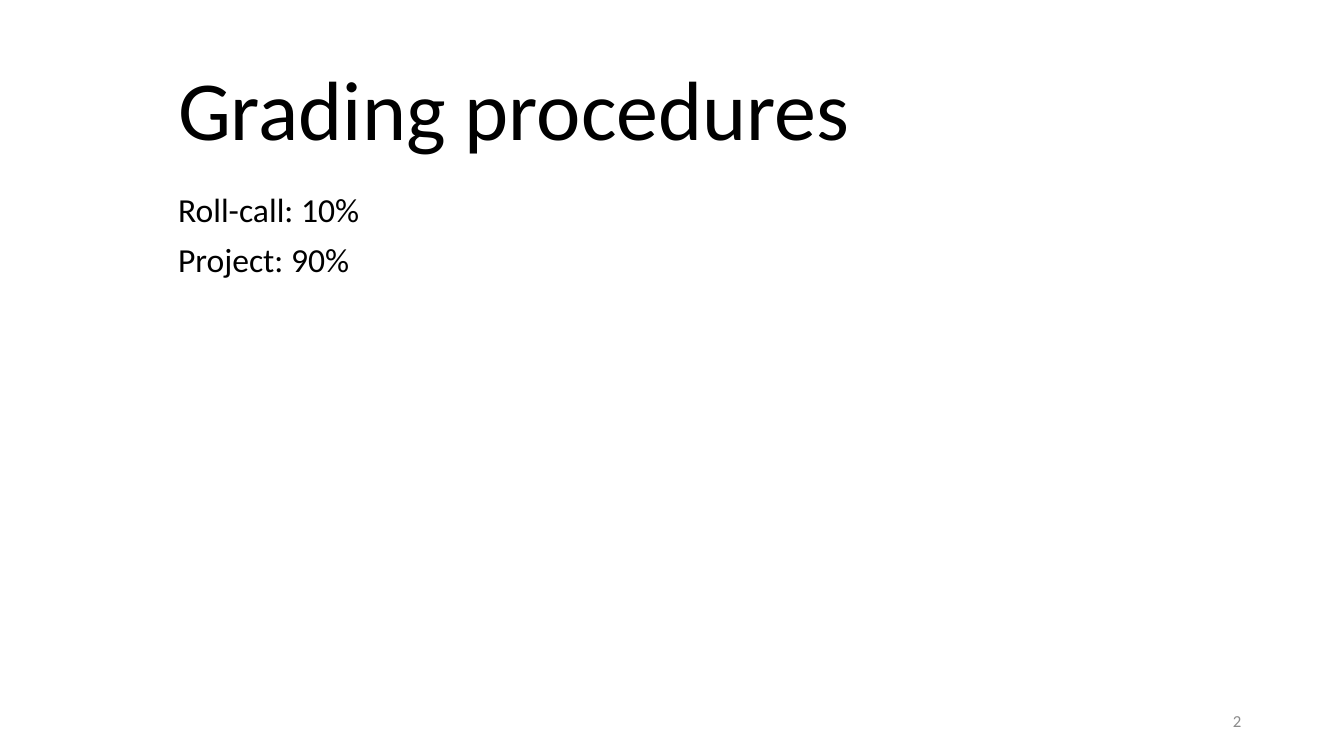
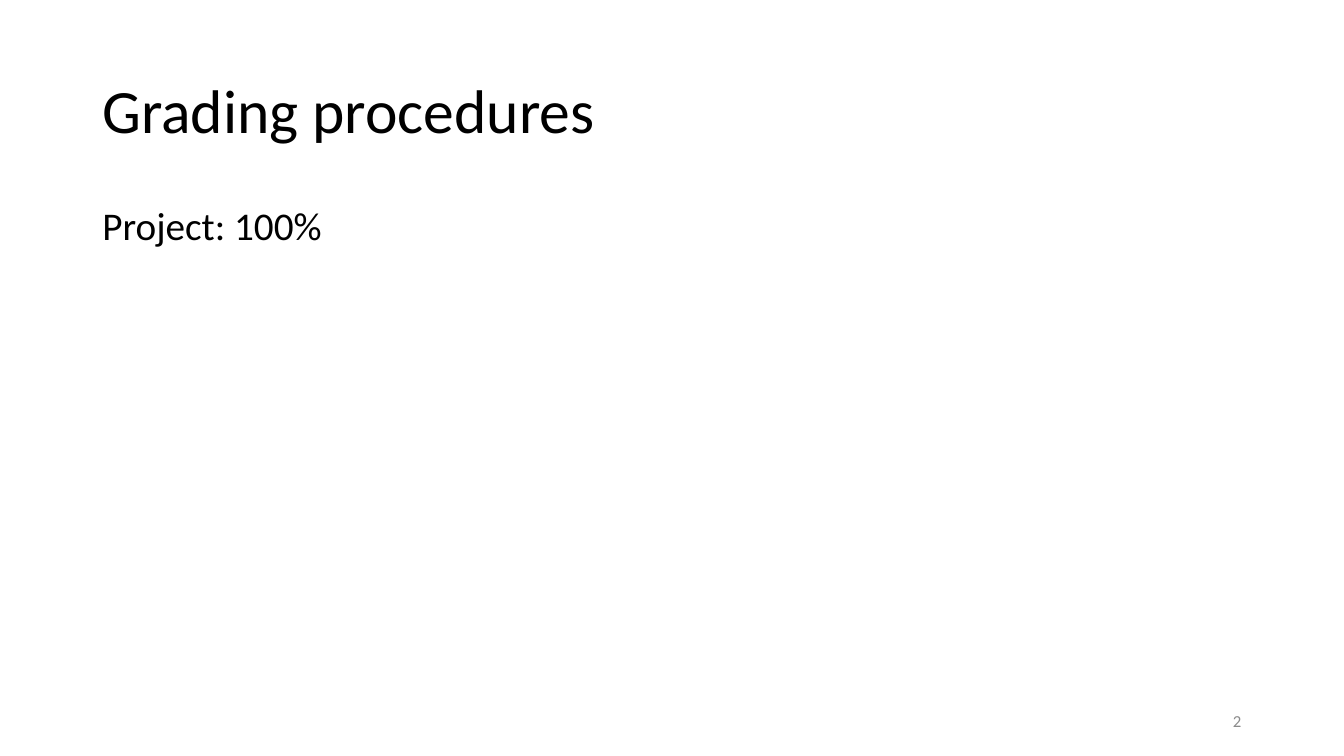
Before and after one commit to vutuanhai237/CourseMaterials, a slide deck: slide 2 of CS4273-Introduce to Software Engineering/Slides/Lab 0. Introduction.pptx. Drawn at 1344x756 pixels with LibreOffice and Linux fonts; fonts in the diff are those of the drawing. Boxes give left, top, right and bottom in pixels: in the first picture for what was removed or moved away, otherwise in the second. Text is boxed around its words. In the diff, an @@ line names an element or a change of style, - is before the commit and + after.

```diff
--- a/CS4273-Introduce to Software Engineering/Slides/Lab 0. Introduction.pptx
+++ b/CS4273-Introduce to Software Engineering/Slides/Lab 0. Introduction.pptx
@@ title "Grading procedures": place and size @@
-title "Grading procedures" at (178,81,850,155)
+title "Grading procedures" at (102,90,595,144)
@@ title "Grading procedures" at (102,90,595,144): size 60 to 44 pt; vertical alignment bottom to middle @@
@@ text at (102,213,322,247): text changed; size 24 to 28 pt @@
-Roll-call: 10%
-Project: 90%
+Project: 100%
```
Also in this commit, not shown: 4 other slides changed, 7 other files.
